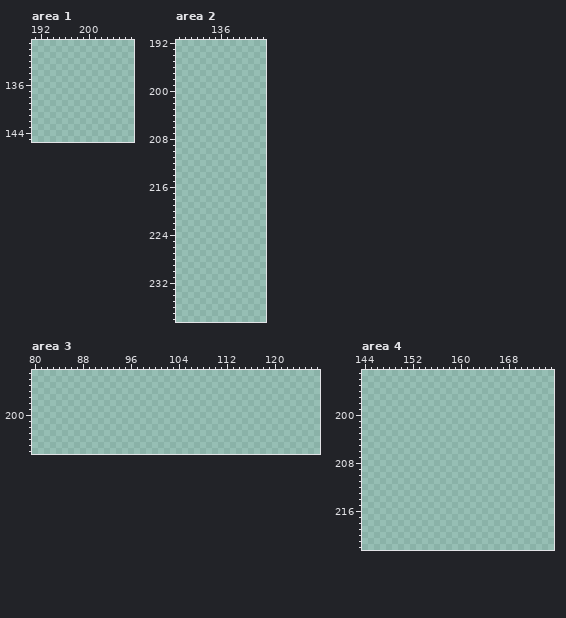
A pixel-art file gets an edit: Assets/_SpringJam/Art/world-sprite-sheet.aseprite. Above, as it was before the edit.
896x480 pixels, 1 frame. Shown: area 1: x 191..207, y 129..145; area 2: x 129..143, y 192..238; area 3: x 80..127, y 193..206; area 4: x 144..175, y 193..222. The commit also changed other parts of the picture, which this record leaves out.
Palette (. is transparent): 
After:
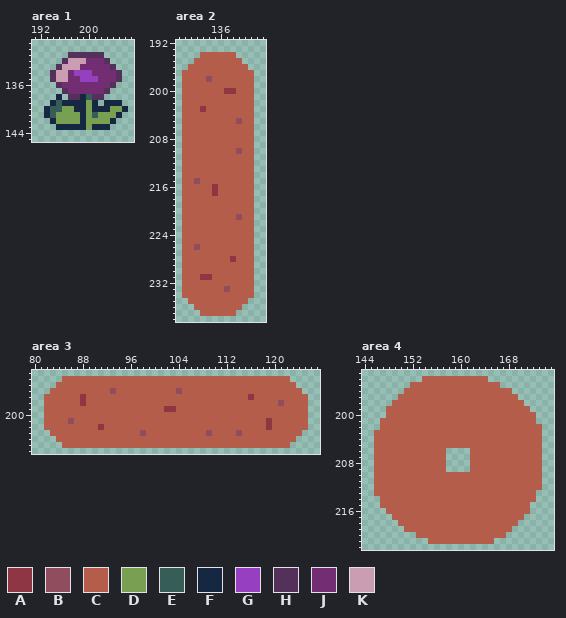
Colours new in this view: A #8f3644  B #904d5d  C #b45d4b  D #799f53  E #375d58  F #162841  G #973fc1  H #53315a  J #732d72  K #ca9db3
Changes in this commit:
Area 1, layer "Mine":
y 131: x 197..202 ...... -> HHHHHH
y 132: x 196..203 ........ -> HKKKJJJH
y 133: x 195..204 .......... -> HKKKJJJJJH
y 134: x 194..205 ............ -> HKKJGGGJJJJH
y 135: x 194..205 ............ -> HKKJJGGGJJJH
y 136: x 195..204 .......... -> HJJJJJJJJH
y 137: x 196..203 ........ -> HJJJJJJH
y 138: x 195 . -> F; x 197..202 ...... -> HHFEHH
y 139: x 194..201 ........ -> FEFFFFDF; x 203..205 ... -> FFF
y 140: x 193..206 .............. -> FEEDDFFDFFFDDF
y 141: x 193..205 ............. -> FEDDDDFDEDDDF
y 142: x 194..204 ........... -> FDDDDFDDDDF
y 143: x 195..203 ......... -> FFFFFDFFF
Area 2, layer "Mine":
y 194: x 133..138 ...... -> CCCCCC
y 195: x 132..139 ........ -> CCCCCCCC
y 196: x 131..140 .......... -> CCCCCCCCCC
y 197: x 130..141 ............ -> CCCCCCCCCCCC
y 198: x 130..141 ............ -> CCCCBCCCCCCC
y 199: x 130..141 ............ -> CCCCCCCCCCCC
y 200: x 130..141 ............ -> CCCCCCCAACCC
y 201..202: x 130..141 ............ -> CCCCCCCCCCCC
y 203: x 130..141 ............ -> CCCACCCCCCCC
y 204: x 130..141 ............ -> CCCCCCCCCCCC
y 205: x 130..141 ............ -> CCCCCCCCCBCC
y 206..209: x 130..141 ............ -> CCCCCCCCCCCC
y 210: x 130..141 ............ -> CCCCCCCCCBCC
y 211..214: x 130..141 ............ -> CCCCCCCCCCCC
y 215: x 130..141 ............ -> CCBCCCCCCCCC
y 216..217: x 130..141 ............ -> CCCCCACCCCCC
y 218..220: x 130..141 ............ -> CCCCCCCCCCCC
y 221: x 130..141 ............ -> CCCCCCCCCBCC
y 222..225: x 130..141 ............ -> CCCCCCCCCCCC
y 226: x 130..141 ............ -> CCBCCCCCCCCC
y 227: x 130..141 ............ -> CCCCCCCCCCCC
y 228: x 130..141 ............ -> CCCCCCCCACCC
y 229..230: x 130..141 ............ -> CCCCCCCCCCCC
y 231: x 130..141 ............ -> CCCAACCCCCCC
y 232: x 130..141 ............ -> CCCCCCCCCCCC
y 233: x 130..141 ............ -> CCCCCCCBCCCC
y 234: x 130..141 ............ -> CCCCCCCCCCCC
y 235: x 131..140 .......... -> CCCCCCCCCC
y 236: x 132..139 ........ -> CCCCCCCC
y 237: x 133..138 ...... -> CCCCCC
Area 3, layer "Mine":
y 194: x 85..122 ...................................... -> CCCCCCCCCCCCCCCCCCCCCCCCCCCCCCCCCCCCCC
y 195: x 84..123 ........................................ -> CCCCCCCCCCCCCCCCCCCCCCCCCCCCCCCCCCCCCCCC
y 196: x 83..124 .......................................... -> CCCCCCCCCCBCCCCCCCCCCBCCCCCCCCCCCCCCCCCCCC
y 197: x 82..125 ............................................ -> CCCCCCACCCCCCCCCCCCCCCCCCCCCCCCCCCACCCCCCCCC
y 198: x 82..125 ............................................ -> CCCCCCACCCCCCCCCCCCCCCCCCCCCCCCCCCCCCCCBCCCC
y 199: x 82..125 ............................................ -> CCCCCCCCCCCCCCCCCCCCAACCCCCCCCCCCCCCCCCCCCCC
y 200: x 82..125 ............................................ -> CCCCCCCCCCCCCCCCCCCCCCCCCCCCCCCCCCCCCCCCCCCC
y 201: x 82..125 ............................................ -> CCCCBCCCCCCCCCCCCCCCCCCCCCCCCCCCCCCCCACCCCCC
y 202: x 82..125 ............................................ -> CCCCCCCCCACCCCCCCCCCCCCCCCCCCCCCCCCCCACCCCCC
y 203: x 83..124 .......................................... -> CCCCCCCCCCCCCCCBCCCCCCCCCCBCCCCBCCCCCCCCCC
y 204: x 84..123 ........................................ -> CCCCCCCCCCCCCCCCCCCCCCCCCCCCCCCCCCCCCCCC
y 205: x 85..122 ...................................... -> CCCCCCCCCCCCCCCCCCCCCCCCCCCCCCCCCCCCCC
Area 4, layer "Mine":
y 194: x 154..164 ........... -> CCCCCCCCCCC
y 195: x 152..166 ............... -> CCCCCCCCCCCCCCC
y 196: x 151..168 .................. -> CCCCCCCCCCCCCCCCCC
y 197: x 150..169 .................... -> CCCCCCCCCCCCCCCCCCCC
y 198: x 149..170 ...................... -> CCCCCCCCCCCCCCCCCCCCCC
y 199: x 148..171 ........................ -> CCCCCCCCCCCCCCCCCCCCCCCC
y 200: x 148..172 ......................... -> CCCCCCCCCCCCCCCCCCCCCCCCC
y 201: x 147..172 .......................... -> CCCCCCCCCCCCCCCCCCCCCCCCCC
y 202: x 147..173 ........................... -> CCCCCCCCCCCCCCCCCCCCCCCCCCC
y 203..205: x 146..173 ............................ -> CCCCCCCCCCCCCCCCCCCCCCCCCCCC
y 206..209: x 146..157 ............ -> CCCCCCCCCCCC; x 162..173 ............ -> CCCCCCCCCCCC
y 210..212: x 146..173 ............................ -> CCCCCCCCCCCCCCCCCCCCCCCCCCCC
y 213: x 146..172 ........................... -> CCCCCCCCCCCCCCCCCCCCCCCCCCC
y 214: x 147..172 .......................... -> CCCCCCCCCCCCCCCCCCCCCCCCCC
y 215: x 147..171 ......................... -> CCCCCCCCCCCCCCCCCCCCCCCCC
y 216: x 148..171 ........................ -> CCCCCCCCCCCCCCCCCCCCCCCC
y 217: x 149..170 ...................... -> CCCCCCCCCCCCCCCCCCCCCC
y 218: x 150..169 .................... -> CCCCCCCCCCCCCCCCCCCC
y 219: x 151..168 .................. -> CCCCCCCCCCCCCCCCCC
y 220: x 153..167 ............... -> CCCCCCCCCCCCCCC
y 221: x 155..165 ........... -> CCCCCCCCCCC
Pixel boxes of the changes (left, top, right, bottom) in both pictures:
added: (44, 52, 128, 130)
added: (182, 52, 254, 316)
added: (44, 376, 308, 448)
added: (374, 376, 542, 544)
